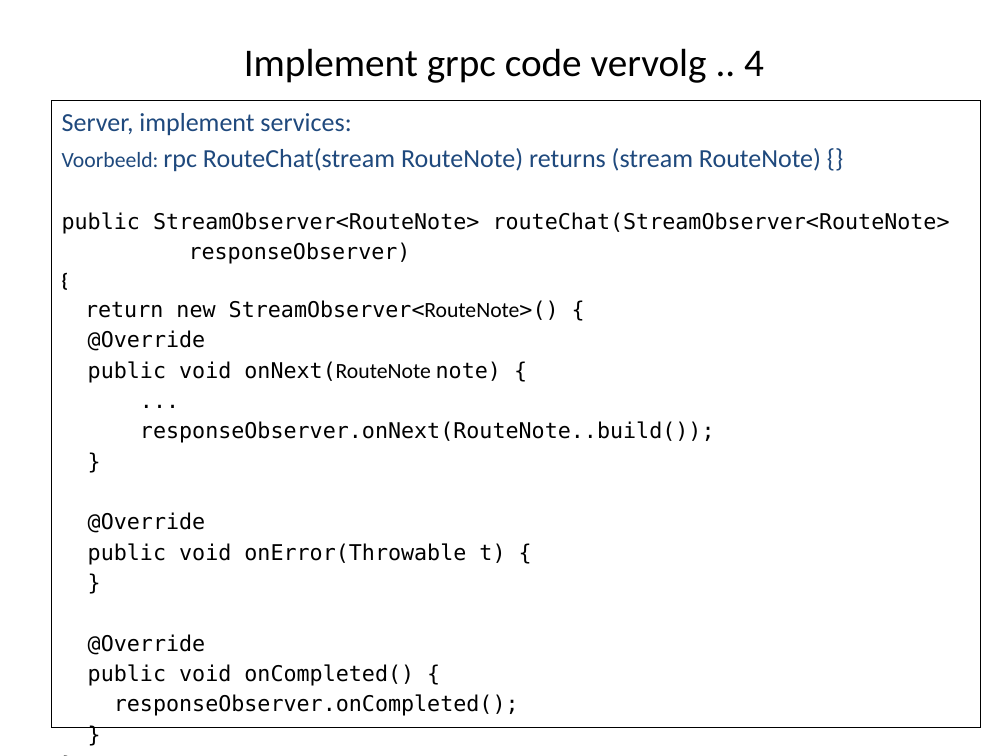
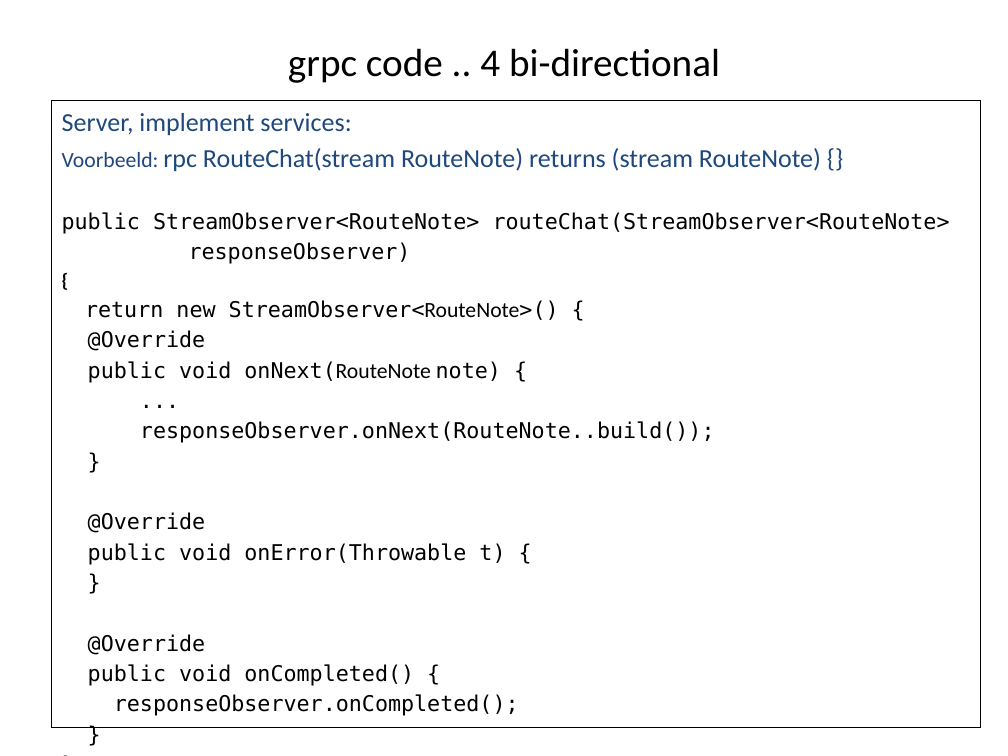
Before and after one commit to Michael-YuSha/workshop-grpc, a slide deck: slide 13 of doc/doc-source/Workshop-grpc.pptx (slide 12 before the commit). Drawn at 1008x756 pixels with LibreOffice and Linux fonts; fonts in the diff are those of the drawing. Boxes give left, top, right and bottom in pixels: in the first picture for what was removed or moved away, otherwise in the second. Text is boxed around its words. In the diff, an @@ line names an element or a change of style, - is before the commit and + after.

```diff
--- a/doc/doc-source/Workshop-grpc.pptx
+++ b/doc/doc-source/Workshop-grpc.pptx
@@ title at [288,48,720,83]: text changed @@
-Implement grpc code vervolg .. 4
+grpc code .. 4 bi-directional
```
Also in this commit, not shown: 4 other slides changed, 1 slide added, 1 other file.
